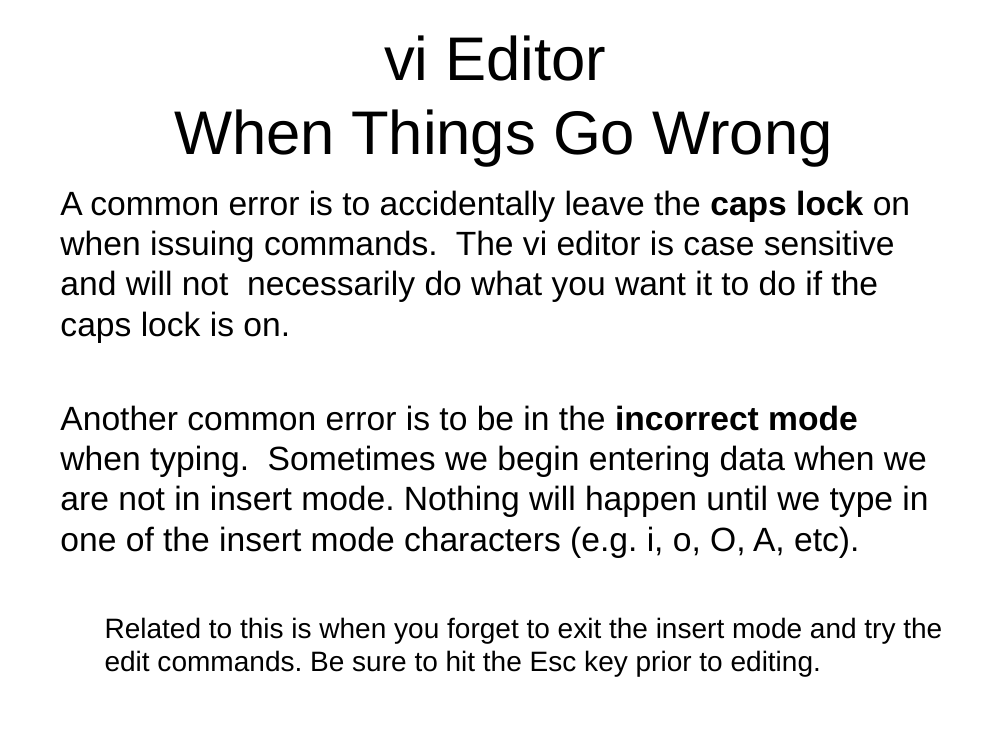
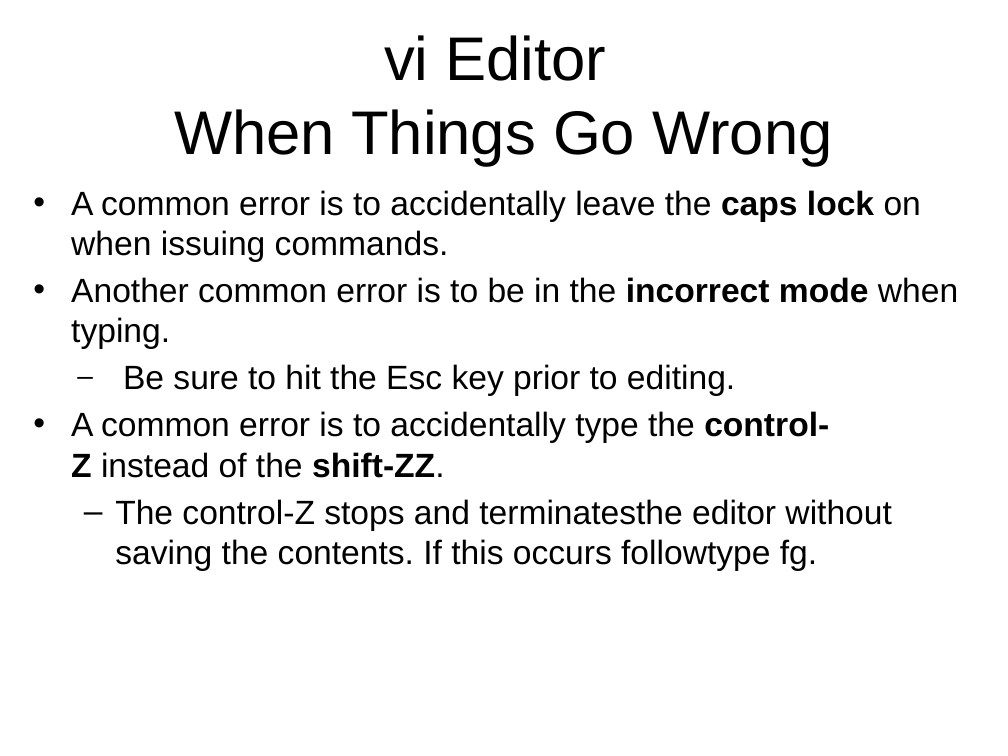
Before and after one commit to jb23lm87/OS-prednasky, a slide deck: slide 28 of LC UNIX/vi editor 1.pptx (slide 27 before the commit). Drawn at 1008x756 pixels with LibreOffice and Linux fonts; fonts in the diff are those of the drawing. Boxes give left, top, right and bottom in pixels: in the first picture for what was removed or moved away, otherwise in the second. Text is boxed around its words. In the diff, an @@ line names an element or a change of style, - is before the commit and + after.

```diff
--- a/LC UNIX/vi editor 1.pptx
+++ b/LC UNIX/vi editor 1.pptx
@@ text at [71,190,958,571]: text changed @@
-A common error is to accidentally leave the caps lock on when issuing commands. The vi editor is case sensitive and will not necessarily do what you want it to do if the caps lock is on.
-Another common error is to be in the incorrect mode when typing. Sometimes we begin entering data when we are not in insert mode. Nothing will happen until we type in one of the insert mode characters (e.g. i, o, O, A, etc).
-  Related to this is when you forget to exit the insert mode and try the edit commands. Be sure to hit the Esc key prior to editing.
+• A common error is to accidentally leave the caps lock on when issuing commands.
+• Another common error is to be in the incorrect mode when typing.
+  – Be sure to hit the Esc key prior to editing.
+• A common error is to accidentally type the control-Z instead of the shift-ZZ.
+  – The control-Z stops and terminatesthe editor without saving the contents. If this occurs followtype fg.
```
Also in this commit, not shown: 2 other slides changed, 1 slide added, 2 slides removed.
